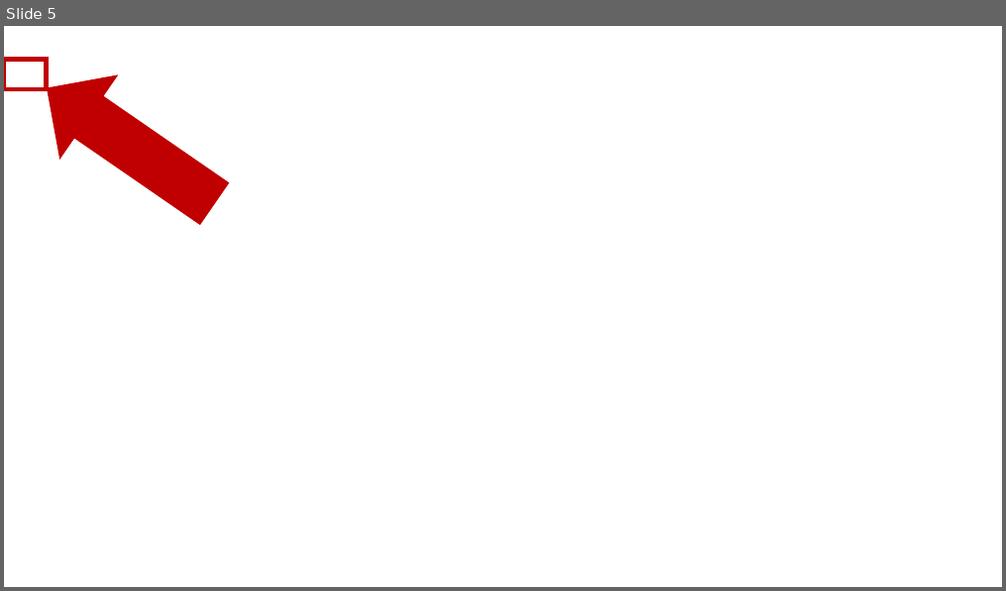
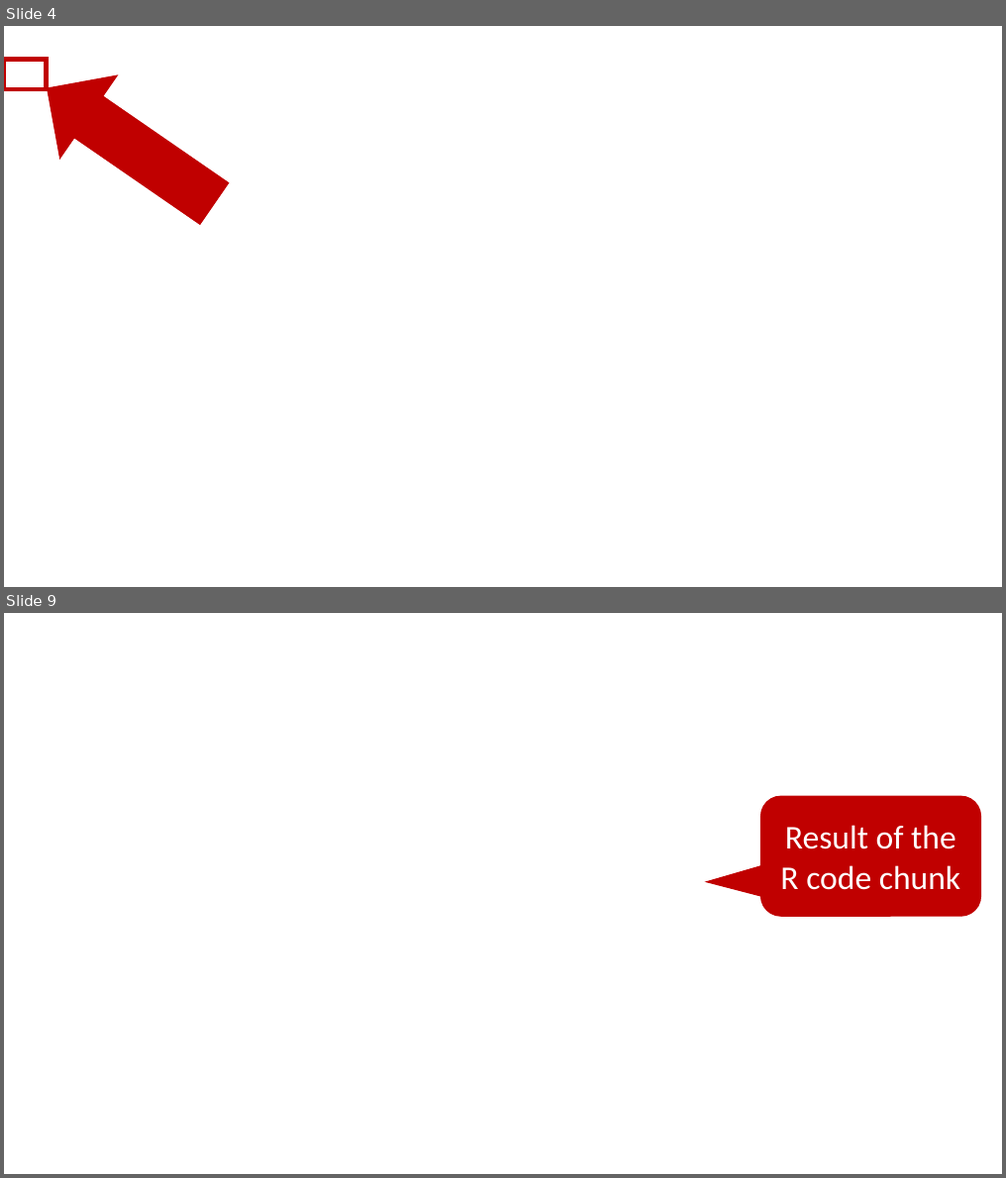
Before and after one commit to brad-cannell/r4epi, a slide deck: img/02_part_coding_tools_and_best_practices/03_r_markdown/r_markdown.pptx. Shown one above the other, each under a label of ours: slide 5 before the commit, slides 4 and 9 after it; the slides between them are not shown. The pictures are 1006x591 and 1006x1178 pixels, drawn with LibreOffice and Linux fonts; fonts in the diff are those of the drawing; background and template pictures are left out. Boxes give left, top, right and bottom in pixels: in the first picture for what was removed or moved away, otherwise in the second. Text is boxed around its words. In the diff, an @@ line names an element or a change of style, - is before the commit and + after.

```diff
--- a/img/02_part_coding_tools_and_best_practices/03_r_markdown/r_markdown.pptx
+++ b/img/02_part_coding_tools_and_best_practices/03_r_markdown/r_markdown.pptx
@@ slide 9 added at (4, 613, 1002, 1174), background picture (left out) @@
@@ rounded speech box added at (761, 796, 981, 916), fill #C00000, outline #C00000 1 pt, 32 pt, text #FFFFFF @@
+Result of the R code chunk
@@ what was slide 5 is now slide 4 @@
```
Also in this commit, not shown: 7 other slides added, 6 slides removed, 43 other files.
